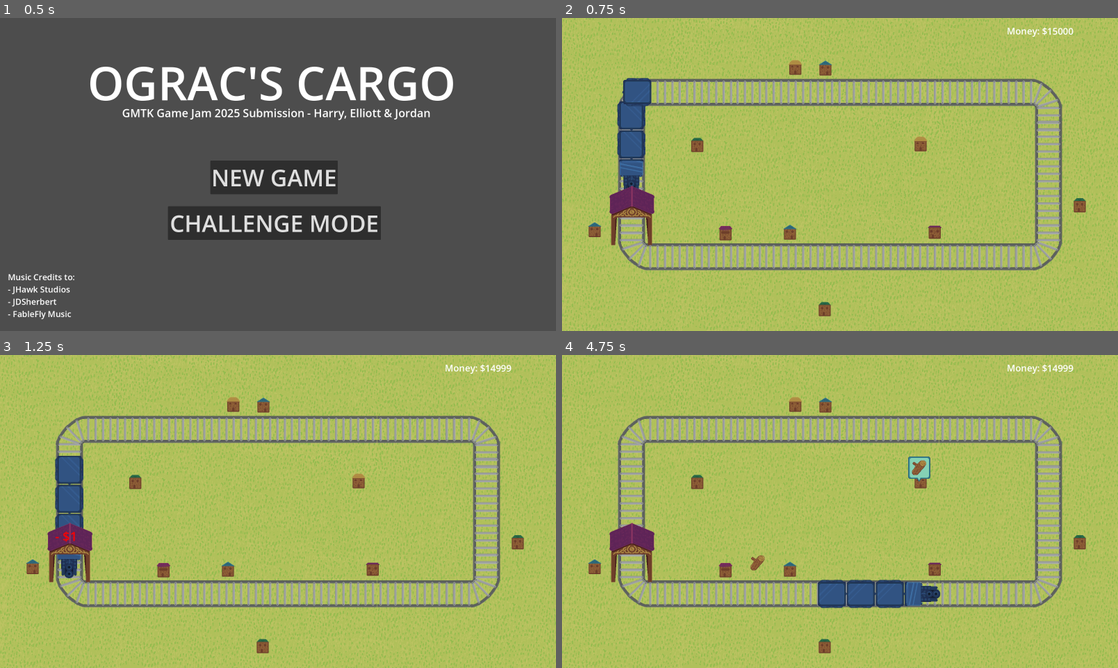
Above: before the commit, frames 1-4 (two rows, left to right).
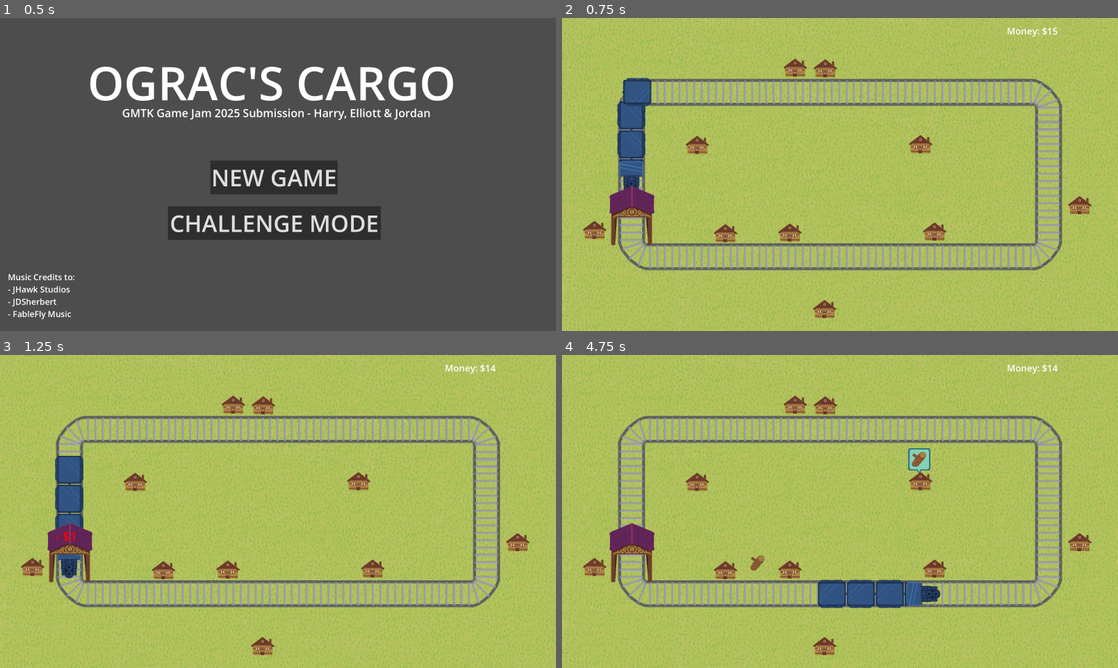
Above: after the commit, the same moments.

Repository: decadentpig/GMTK2025
Game: Godot game, scene res://main_menu.tscn
Same seed, same stepped clock (60 frames per second), same inputs: the game is played once before the commit and once after it.
Inputs (mouse positions are in pixels of both pictures, inside the frame that each line leads up to):
- Up to frame 1 (0.5 s): no input
- Up to frame 2 (0.75 s): click "CHALLENGE MODE" at 0.5 s
- Up to frame 3 (1.25 s): no input
- Up to frame 4 (4.75 s): move the mouse to (962, 495) at 1.27 s; click (962, 495) at 1.35 s; move the mouse to (728, 527) at 2.02 s; click (728, 527) at 2.1 s; move the mouse to (895, 442) at 2.77 s; click (895, 442) at 2.85 s; move the mouse to (812, 574) at 3.52 s; click (812, 574) at 3.6 s; move the mouse to (1006, 558) at 4.27 s; click (1006, 558) at 4.35 s

Frame 1 is identical in both runs. In frame 2, 1.5% of the frame differs, in the area x 3-96%, y 3-96%; in frame 3, 1.5%; in frame 4, 1.8%.

Commit message:
Updated houses

Diff:
--- a/Autoloads/stats.gd
+++ b/Autoloads/stats.gd
@@ -1,6 +1,6 @@
 extends Node
 
-const DEFAULT_MONEY = 15000
+const DEFAULT_MONEY = 15
 const DEFAULT_CONTRACTS_COMPLETE = 0
 const DEFAULT_NUM_CARRIAGES = 0
 const DEFAULT_AVAILABLE_CARRIAGES = 0
--- a/scene.tscn
+++ b/scene.tscn
@@ -7,9 +7,8 @@
 [ext_resource type="Texture2D" uid="uid://udnpmqusbw16" path="res://Assets/Track-Curved.png" id="3_m7jmp"]
 [ext_resource type="Texture2D" uid="uid://dhub01kk6a2gc" path="res://Assets/Train-Engine.png" id="4_u3cyc"]
 [ext_resource type="Script" uid="uid://c6flyx4fgnuos" path="res://checkpoint_node.gd" id="6_y2354"]
-[ext_resource type="Script" uid="uid://dbdxnncj8vik1" path="res://Scripts/contract_houses.gd" id="7_5juve"]
+[ext_resource type="Texture2D" uid="uid://dexpl5m665lsn" path="res://Assets/House-Prime.png" id="7_fy5k1"]
 [ext_resource type="Texture2D" uid="uid://5ocrh8uklhdo" path="res://Assets/Taxgate.png" id="7_xlvrw"]
-[ext_resource type="Texture2D" uid="uid://bbm7ben5vfs2c" path="res://Assets/House1.png" id="8_fy5k1"]
 
 [sub_resource type="Curve2D" id="Curve2D_u3cyc"]
 bake_interval = 0.01
@@ -64,7 +63,7 @@
 size = Vector2(192, 192)
 
 [sub_resource type="RectangleShape2D" id="RectangleShape2D_73fnb"]
-size = Vector2(128, 192)
+size = Vector2(128, 118)
 
 [sub_resource type="RectangleShape2D" id="RectangleShape2D_ni31j"]
 size = Vector2(128, 128)
@@ -574,107 +573,106 @@
 metadata/_edit_lock_ = true
 
 [node name="Contract_Houses" type="Node2D" parent="."]
-script = ExtResource("7_5juve")
 
 [node name="Sprite2D" type="Sprite2D" parent="Contract_Houses"]
 position = Vector2(1007, 214)
-texture = ExtResource("8_fy5k1")
+texture = ExtResource("7_fy5k1")
 
 [node name="Sprite2D2" type="Sprite2D" parent="Contract_Houses"]
 position = Vector2(1137, 217)
-texture = ExtResource("8_fy5k1")
+texture = ExtResource("7_fy5k1")
 
 [node name="Sprite2D3" type="Sprite2D" parent="Contract_Houses"]
 position = Vector2(1548, 544)
-texture = ExtResource("8_fy5k1")
+texture = ExtResource("7_fy5k1")
 
 [node name="Sprite2D4" type="Sprite2D" parent="Contract_Houses"]
 position = Vector2(1609, 921)
-texture = ExtResource("8_fy5k1")
+texture = ExtResource("7_fy5k1")
 
 [node name="Sprite2D5" type="Sprite2D" parent="Contract_Houses"]
 position = Vector2(984, 925)
-texture = ExtResource("8_fy5k1")
+texture = ExtResource("7_fy5k1")
 
 [node name="Sprite2D6" type="Sprite2D" parent="Contract_Houses"]
 position = Vector2(706, 928)
-texture = ExtResource("8_fy5k1")
+texture = ExtResource("7_fy5k1")
 
 [node name="Sprite2D7" type="Sprite2D" parent="Contract_Houses"]
 position = Vector2(141, 914)
-texture = ExtResource("8_fy5k1")
+texture = ExtResource("7_fy5k1")
 
 [node name="Sprite2D8" type="Sprite2D" parent="Contract_Houses"]
 position = Vector2(1134, 1255)
-texture = ExtResource("8_fy5k1")
+texture = ExtResource("7_fy5k1")
 
 [node name="Sprite2D9" type="Sprite2D" parent="Contract_Houses"]
 position = Vector2(2235, 807)
-texture = ExtResource("8_fy5k1")
+texture = ExtResource("7_fy5k1")
 
 [node name="Sprite2D10" type="Sprite2D" parent="Contract_Houses"]
 position = Vector2(584, 547)
-texture = ExtResource("8_fy5k1")
+texture = ExtResource("7_fy5k1")
 
 [node name="Contract_Spawns" type="Node2D" parent="."]
 metadata/_edit_lock_ = true
 
 [node name="CollisionShape2D2" type="CollisionShape2D" parent="Contract_Spawns"]
-position = Vector2(1141, 155)
+position = Vector2(1141, 118)
 shape = SubResource("RectangleShape2D_73fnb")
 debug_color = Color(0.936779, 0.0082163, 0.627694, 0.42)
 metadata/_edit_lock_ = true
 
 [node name="CollisionShape2D3" type="CollisionShape2D" parent="Contract_Spawns"]
-position = Vector2(1006, 158)
+position = Vector2(1008, 123)
 shape = SubResource("RectangleShape2D_73fnb")
 debug_color = Color(0.936779, 0.0082163, 0.627694, 0.42)
 metadata/_edit_lock_ = true
 
 [node name="CollisionShape2D4" type="CollisionShape2D" parent="Contract_Spawns"]
-position = Vector2(706, 864)
+position = Vector2(706, 826)
 shape = SubResource("RectangleShape2D_73fnb")
 debug_color = Color(0.936779, 0.0082163, 0.627694, 0.42)
 metadata/_edit_lock_ = true
 
 [node name="CollisionShape2D5" type="CollisionShape2D" parent="Contract_Spawns"]
-position = Vector2(984, 866)
+position = Vector2(984, 824)
 shape = SubResource("RectangleShape2D_73fnb")
 debug_color = Color(0.936779, 0.0082163, 0.627694, 0.42)
 metadata/_edit_lock_ = true
 
 [node name="CollisionShape2D6" type="CollisionShape2D" parent="Contract_Spawns"]
-position = Vector2(1609, 864)
+position = Vector2(1611, 823)
 shape = SubResource("RectangleShape2D_73fnb")
 debug_color = Color(0.936779, 0.0082163, 0.627694, 0.42)
 metadata/_edit_lock_ = true
 
 [node name="CollisionShape2D7" type="CollisionShape2D" parent="Contract_Spawns"]
-position = Vector2(1542, 486)
+position = Vector2(1542, 450)
 shape = SubResource("RectangleShape2D_73fnb")
 debug_color = Color(0.936779, 0.0082163, 0.627694, 0.42)
 metadata/_edit_lock_ = true
 
 [node name="CollisionShape2D8" type="CollisionShape2D" parent="Contract_Spawns"]
-position = Vector2(2232, 746)
+position = Vector2(2230, 711)
 shape = SubResource("RectangleShape2D_73fnb")
 debug_color = Color(0.936779, 0.0082163, 0.627694, 0.42)
 metadata/_edit_lock_ = true
 
 [node name="CollisionShape2D9" type="CollisionShape2D" parent="Contract_Spawns"]
-position = Vector2(139, 853)
+position = Vector2(137, 817)
 shape = SubResource("RectangleShape2D_73fnb")
 debug_color = Color(0.936779, 0.0082163, 0.627694, 0.42)
 metadata/_edit_lock_ = true
 
 [node name="CollisionShape2D10" type="CollisionShape2D" parent="Contract_Spawns"]
-position = Vector2(1133, 1195)
+position = Vector2(1135, 1162)
 shape = SubResource("RectangleShape2D_73fnb")
 debug_color = Color(0.936779, 0.0082163, 0.627694, 0.42)
 metadata/_edit_lock_ = true
 
 [node name="CollisionShape2D11" type="CollisionShape2D" parent="Contract_Spawns"]
-position = Vector2(584, 487)
+position = Vector2(587, 451)
 shape = SubResource("RectangleShape2D_73fnb")
 debug_color = Color(0.936779, 0.0082163, 0.627694, 0.42)
 metadata/_edit_lock_ = true
Not shown: 1 places in scene.tscn that only renumber resources
